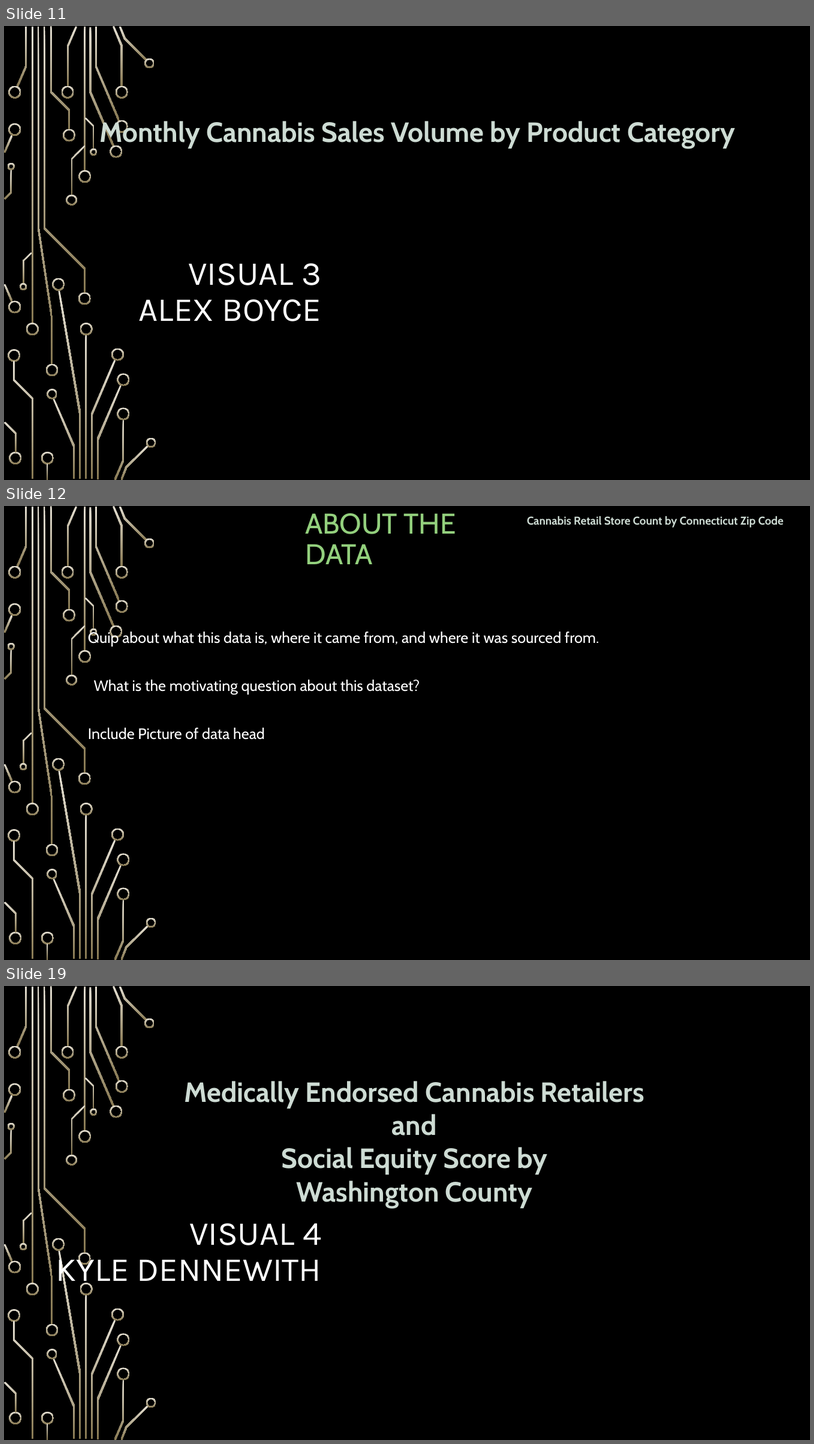
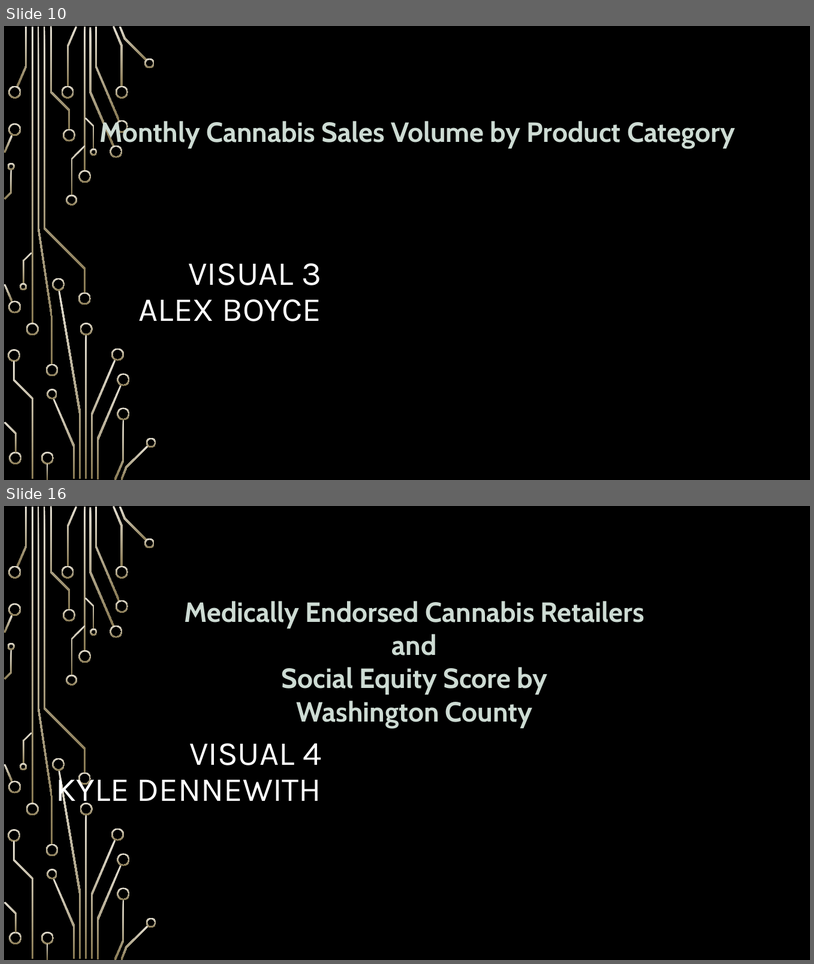
Before and after one commit to nood-leog/CS445-Group, a slide deck: Final Presentation Slides.pptx. Shown one above the other, each under a label of ours: slides 11, 12 and 19 before the commit, slides 10 and 16 after it; the slides between them are not shown. The pictures are 814x1444 and 814x964 pixels, drawn with LibreOffice and Linux fonts; fonts in the diff are those of the drawing; background and template pictures are left out. Boxes give left, top, right and bottom in pixels: in the first picture for what was removed or moved away, otherwise in the second. Text is boxed around its words. In the diff, an @@ line names an element or a change of style, - is before the commit and + after.

```diff
--- a/Final Presentation Slides.pptx
+++ b/Final Presentation Slides.pptx
@@ slide 12 removed at [4,506,810,960], background picture (left out); not listed: 54 template elements that a slide beside it also shows @@
@@ title removed at [305,513,456,564] @@
-ABOUT THE DATA
@@ text removed at [527,516,784,528] @@
-Cannabis Retail Store Count by Connecticut Zip Code
@@ text removed at [88,630,599,646] @@
-Quip about what this data is, where it came from, and where it was sourced from.
@@ text removed at [94,679,420,694] @@
-What is the motivating question about this dataset?
@@ text removed at [88,727,265,739] @@
-Include Picture of data head
@@ what was slide 11 is now slide 10 @@
@@ what was slide 19 is now slide 16 @@
```
Also in this commit, not shown: 6 slides changed, 4 slides added, 6 other slides removed, 3 other files.
